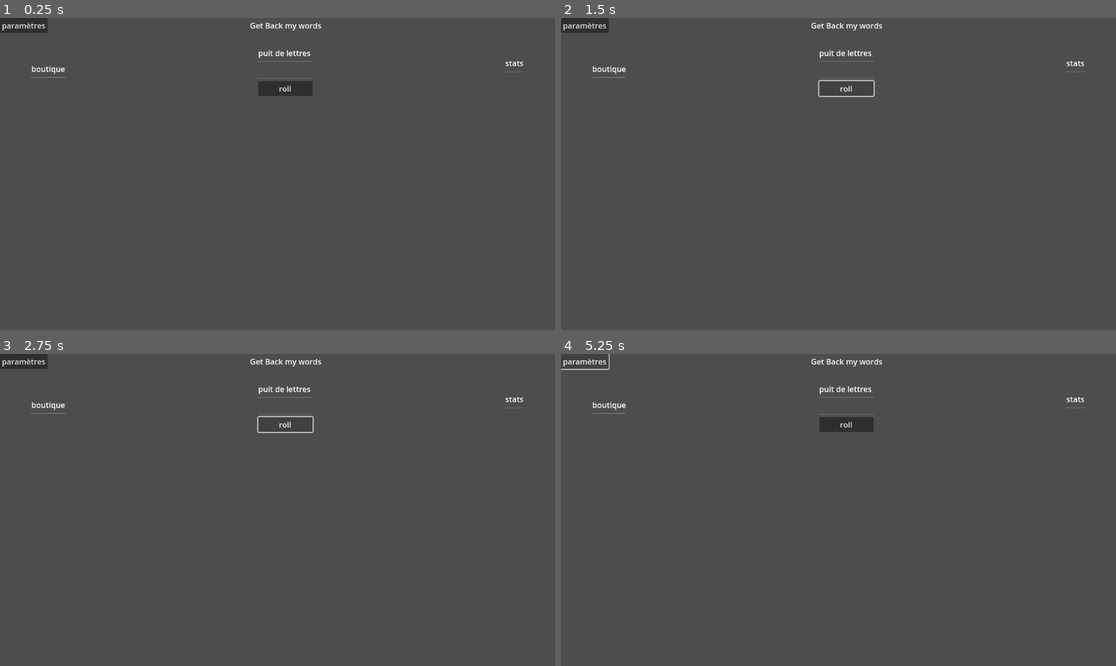
Above: before the commit, frames 1-4 (two rows, left to right).
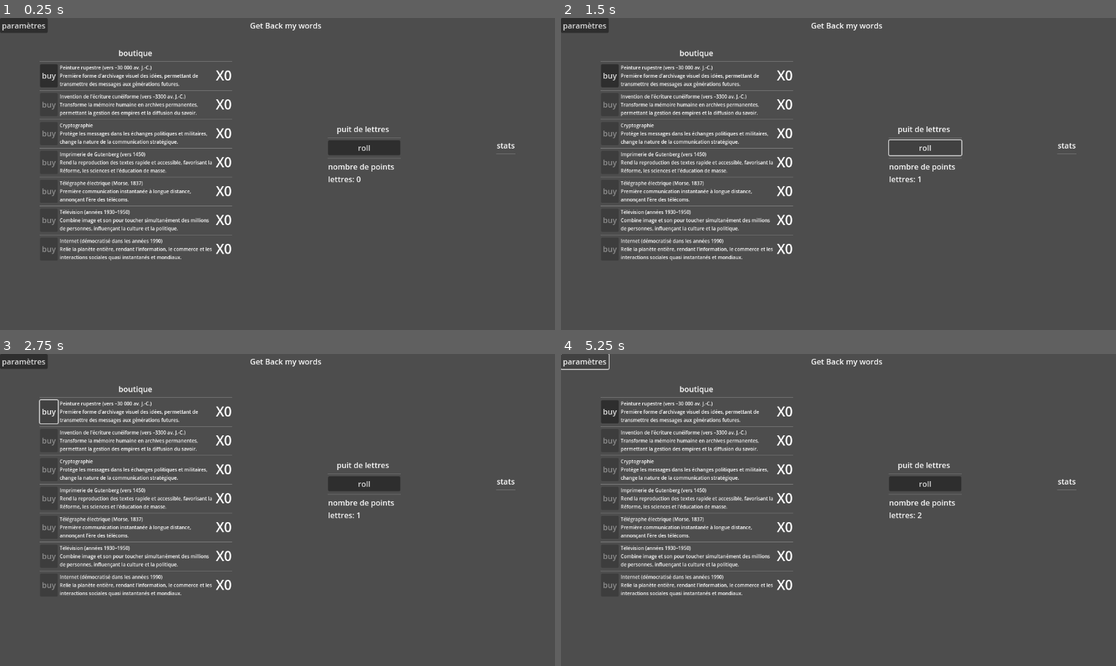
Above: after the commit, the same moments.

Repository: canigou101/getMyWords
Game: Godot game, scene res://scene/layout.tscn
The game is run twice, just before and just after one commit, with the same random seed, the same clock (stepped at 60 frames per second) and the same inputs.
Inputs:
- Up to frame 1 (0.25 s): no input
- Up to frame 2 (1.5 s): click "paramètres" at 0.5 s; click "roll" at 1.25 s
- Up to frame 3 (2.75 s): click "roll" (after the commit: "buy") at 2 s
- Up to frame 4 (5.25 s): click "paramètres" at 2.75 s; click "roll" (after the commit: "buy") at 3.5 s; click "roll" at 4.25 s; click "paramètres" at 5 s

The runs differ from the first frame. In frame 1, 6.1% of the frame differs, in the area x 5-95%, y 10-78%; in frame 2, 5.3%; in frame 3, 5.7%; in frame 4, 6.1%.
Error before the commit: Attempt to call function 'set_text' in base 'null instance' on a null instance. (res://script/layout.gd:12)

Commit message:
update

Diff:
--- /dev/null
+++ b/scene/colonne_boutique.tscn
@@ -0,0 +1,73 @@
+[gd_scene load_steps=10 format=3 uid="uid://csxmep2uiwr1"]
+
+[ext_resource type="Script" uid="uid://ufcodcbirmj0" path="res://script/colonne_boutique.gd" id="1_af8bt"]
+[ext_resource type="Script" uid="uid://bn5qm301cnlaq" path="res://script/layout.gd" id="1_y8mbx"]
+[ext_resource type="PackedScene" uid="uid://bovmyajphhsk5" path="res://scene/peintureRupestre.tscn" id="2_0d1mt"]
+[ext_resource type="PackedScene" uid="uid://crhb5xhtb14n6" path="res://scene/ecriture.tscn" id="3_84g5y"]
+[ext_resource type="PackedScene" uid="uid://bhou7g8hd75uc" path="res://scene/cryptographie.tscn" id="4_af8bt"]
+[ext_resource type="PackedScene" uid="uid://cwl1n74yayrqk" path="res://scene/imprimerie.tscn" id="5_g68dg"]
+[ext_resource type="PackedScene" uid="uid://cqdonep4kjc8a" path="res://scene/morseCode.tscn" id="6_gamci"]
+[ext_resource type="PackedScene" uid="uid://c74x8qa4ad3cn" path="res://scene/television.tscn" id="7_ebmpt"]
+[ext_resource type="PackedScene" uid="uid://40nedjkfwyd8" path="res://scene/internet.tscn" id="8_a6idq"]
+
+[node name="colonneBoutique" type="VBoxContainer"]
+anchors_preset = -1
+anchor_right = 0.501736
+anchor_bottom = 1.01543
+size_flags_horizontal = 4
+alignment = 1
+script = ExtResource("1_af8bt")
+metadata/_edit_use_anchors_ = true
+
+[node name="boutique" type="Label" parent="."]
+layout_mode = 2
+text = "boutique"
+horizontal_alignment = 1
+
+[node name="HSeparator" type="HSeparator" parent="."]
+layout_mode = 2
+
+[node name="objets" type="VBoxContainer" parent="."]
+layout_mode = 2
+script = ExtResource("1_y8mbx")
+
+[node name="HBoxContainer" parent="objets" instance=ExtResource("2_0d1mt")]
+layout_mode = 2
+
+[node name="HSeparator" type="HSeparator" parent="objets"]
+layout_mode = 2
+
+[node name="HBoxContainer2" parent="objets" instance=ExtResource("3_84g5y")]
+layout_mode = 2
+
+[node name="HSeparator2" type="HSeparator" parent="objets"]
+layout_mode = 2
+
+[node name="HBoxContainer3" parent="objets" instance=ExtResource("4_af8bt")]
+layout_mode = 2
+
+[node name="HSeparator3" type="HSeparator" parent="objets"]
+layout_mode = 2
+
+[node name="HBoxContainer4" parent="objets" instance=ExtResource("5_g68dg")]
+layout_mode = 2
+
+[node name="HSeparator4" type="HSeparator" parent="objets"]
+layout_mode = 2
+
+[node name="HBoxContainer5" parent="objets" instance=ExtResource("6_gamci")]
+layout_mode = 2
+
+[node name="HSeparator5" type="HSeparator" parent="objets"]
+layout_mode = 2
+
+[node name="HBoxContainer6" parent="objets" instance=ExtResource("7_ebmpt")]
+layout_mode = 2
+
+[node name="HSeparator6" type="HSeparator" parent="objets"]
+layout_mode = 2
+
+[node name="HBoxContainer7" parent="objets" instance=ExtResource("8_a6idq")]
+layout_mode = 2
+
+[connection signal="estBuyPeint" from="objets/HBoxContainer" to="." method="_on_h_box_container_est_buy_peint"]
--- /dev/null
+++ b/scene/colonne_main.tscn
@@ -0,0 +1,32 @@
+[gd_scene load_steps=2 format=3 uid="uid://bxgijcb6xhknj"]
+
+[ext_resource type="Script" uid="uid://d3cnkyll1mjfw" path="res://script/colonne_main.gd" id="1_1c57s"]
+
+[node name="colonneMain" type="VBoxContainer"]
+size_flags_horizontal = 4
+size_flags_stretch_ratio = 0.0
+alignment = 1
+script = ExtResource("1_1c57s")
+metadata/_edit_use_anchors_ = true
+
+[node name="main" type="Label" parent="."]
+layout_mode = 2
+text = "puit de lettres "
+horizontal_alignment = 1
+
+[node name="HSeparator" type="HSeparator" parent="."]
+layout_mode = 2
+
+[node name="Button" type="Button" parent="."]
+layout_mode = 2
+text = "roll"
+
+[node name="HSeparator2" type="HSeparator" parent="."]
+layout_mode = 2
+
+[node name="pointsLettres" type="Label" parent="."]
+custom_minimum_size = Vector2(150, 0)
+layout_mode = 2
+autowrap_mode = 2
+
+[connection signal="pressed" from="Button" to="." method="_on_button_pressed"]
--- /dev/null
+++ b/scene/colonne_stats.tscn
@@ -0,0 +1,17 @@
+[gd_scene format=3 uid="uid://dagvvcvu546n8"]
+
+[node name="colonneStats" type="VBoxContainer"]
+size_flags_horizontal = 4
+alignment = 1
+metadata/_edit_use_anchors_ = true
+
+[node name="Label" type="Label" parent="."]
+layout_mode = 2
+text = "stats"
+horizontal_alignment = 1
+
+[node name="HSeparator" type="HSeparator" parent="."]
+layout_mode = 2
+
+[node name="tempsDeJeu" type="Label" parent="."]
+layout_mode = 2
--- /dev/null
+++ b/scene/cryptographie.tscn
@@ -0,0 +1,27 @@
+[gd_scene format=3 uid="uid://bhou7g8hd75uc"]
+
+[node name="HBoxContainer" type="HBoxContainer"]
+offset_right = 40.0
+offset_bottom = 40.0
+size_flags_horizontal = 0
+
+[node name="Button" type="Button" parent="."]
+layout_mode = 2
+disabled = true
+text = "buy"
+
+[node name="Label" type="Label" parent="."]
+custom_minimum_size = Vector2(320, 0)
+layout_mode = 2
+theme_override_font_sizes/font_size = 10
+text = "Cryptographie
+Protège les messages dans les échanges politiques et militaires, change la nature de la communication stratégique."
+vertical_alignment = 1
+autowrap_mode = 3
+text_direction = 1
+
+[node name="Label2" type="Label" parent="."]
+layout_mode = 2
+theme_override_font_sizes/font_size = 28
+text = "X0"
+horizontal_alignment = 2
--- /dev/null
+++ b/scene/ecriture.tscn
@@ -0,0 +1,27 @@
+[gd_scene format=3 uid="uid://crhb5xhtb14n6"]
+
+[node name="HBoxContainer" type="HBoxContainer"]
+offset_right = 40.0
+offset_bottom = 40.0
+size_flags_horizontal = 0
+
+[node name="Button" type="Button" parent="."]
+layout_mode = 2
+disabled = true
+text = "buy"
+
+[node name="Label" type="Label" parent="."]
+custom_minimum_size = Vector2(320, 0)
+layout_mode = 2
+theme_override_font_sizes/font_size = 10
+text = "Invention de l’écriture cunéiforme (vers –3300 av. J.-C.)
+Transforme la mémoire humaine en archives permanentes, permettant la gestion des empires et la diffusion du savoir."
+vertical_alignment = 1
+autowrap_mode = 3
+text_direction = 1
+
+[node name="Label2" type="Label" parent="."]
+layout_mode = 2
+theme_override_font_sizes/font_size = 28
+text = "X0"
+horizontal_alignment = 2
--- /dev/null
+++ b/scene/imprimerie.tscn
@@ -0,0 +1,27 @@
+[gd_scene format=3 uid="uid://cwl1n74yayrqk"]
+
+[node name="HBoxContainer" type="HBoxContainer"]
+offset_right = 40.0
+offset_bottom = 40.0
+size_flags_horizontal = 0
+
+[node name="Button" type="Button" parent="."]
+layout_mode = 2
+disabled = true
+text = "buy"
+
+[node name="Label" type="Label" parent="."]
+custom_minimum_size = Vector2(320, 0)
+layout_mode = 2
+theme_override_font_sizes/font_size = 10
+text = "Imprimerie de Gutenberg (vers 1450)
+Rend la reproduction des textes rapide et accessible, favorisant la Réforme, les sciences et l’éducation de masse."
+vertical_alignment = 1
+autowrap_mode = 3
+text_direction = 1
+
+[node name="Label2" type="Label" parent="."]
+layout_mode = 2
+theme_override_font_sizes/font_size = 28
+text = "X0"
+horizontal_alignment = 2
--- /dev/null
+++ b/scene/internet.tscn
@@ -0,0 +1,27 @@
+[gd_scene format=3 uid="uid://40nedjkfwyd8"]
+
+[node name="HBoxContainer" type="HBoxContainer"]
+offset_right = 40.0
+offset_bottom = 40.0
+size_flags_horizontal = 0
+
+[node name="Button" type="Button" parent="."]
+layout_mode = 2
+disabled = true
+text = "buy"
+
+[node name="Label" type="Label" parent="."]
+custom_minimum_size = Vector2(320, 0)
+layout_mode = 2
+theme_override_font_sizes/font_size = 10
+text = "Internet (démocratisé dans les années 1990)
+Relie la planète entière, rendant l’information, le commerce et les interactions sociales quasi instantanés et mondiaux."
+vertical_alignment = 1
+autowrap_mode = 3
+text_direction = 1
+
+[node name="Label2" type="Label" parent="."]
+layout_mode = 2
+theme_override_font_sizes/font_size = 28
+text = "X0"
+horizontal_alignment = 2
--- a/scene/layout.tscn
+++ b/scene/layout.tscn
@@ -1,6 +1,9 @@
-[gd_scene load_steps=2 format=3 uid="uid://v2eb5kxog0eq"]
+[gd_scene load_steps=5 format=3 uid="uid://v2eb5kxog0eq"]
 
 [ext_resource type="Script" uid="uid://bn5qm301cnlaq" path="res://script/layout.gd" id="1_0aoxk"]
+[ext_resource type="PackedScene" uid="uid://csxmep2uiwr1" path="res://scene/colonne_boutique.tscn" id="1_gtb00"]
+[ext_resource type="PackedScene" uid="uid://bxgijcb6xhknj" path="res://scene/colonne_main.tscn" id="2_gvdl5"]
+[ext_resource type="PackedScene" uid="uid://dagvvcvu546n8" path="res://scene/colonne_stats.tscn" id="3_68w0p"]
 
 [node name="layout" type="Control"]
 layout_mode = 3
@@ -9,6 +12,7 @@
 anchor_bottom = 1.0
 grow_horizontal = 2
 grow_vertical = 2
+script = ExtResource("1_0aoxk")
 metadata/_edit_use_anchors_ = true
 
 [node name="VBoxContainer" type="VBoxContainer" parent="."]
@@ -35,69 +39,17 @@
 
 [node name="HBoxContainer" type="HBoxContainer" parent="VBoxContainer"]
 layout_mode = 2
-theme_override_constants/separation = 400
+theme_override_constants/separation = 200
 alignment = 1
 metadata/_edit_use_anchors_ = true
 
-[node name="colonneBoutique" type="VBoxContainer" parent="VBoxContainer/HBoxContainer"]
-layout_mode = 2
-size_flags_horizontal = 4
-alignment = 1
-metadata/_edit_use_anchors_ = true
-
-[node name="boutique" type="Label" parent="VBoxContainer/HBoxContainer/colonneBoutique"]
-layout_mode = 2
-text = "boutique"
-horizontal_alignment = 1
-
-[node name="HSeparator" type="HSeparator" parent="VBoxContainer/HBoxContainer/colonneBoutique"]
+[node name="colonneBoutique" parent="VBoxContainer/HBoxContainer" instance=ExtResource("1_gtb00")]
 layout_mode = 2
 
-[node name="objets" type="VBoxContainer" parent="VBoxContainer/HBoxContainer/colonneBoutique"]
-layout_mode = 2
-script = ExtResource("1_0aoxk")
-
-[node name="colonneMain" type="VBoxContainer" parent="VBoxContainer/HBoxContainer"]
-layout_mode = 2
-size_flags_horizontal = 4
-size_flags_stretch_ratio = 0.0
-alignment = 1
-metadata/_edit_use_anchors_ = true
-
-[node name="main" type="Label" parent="VBoxContainer/HBoxContainer/colonneMain"]
-layout_mode = 2
-text = "puit de lettres "
-horizontal_alignment = 1
-
-[node name="HSeparator" type="HSeparator" parent="VBoxContainer/HBoxContainer/colonneMain"]
+[node name="colonneMain" parent="VBoxContainer/HBoxContainer" instance=ExtResource("2_gvdl5")]
 layout_mode = 2
 
-[node name="pointsLettres" type="Label" parent="VBoxContainer/HBoxContainer/colonneMain"]
-unique_name_in_owner = true
+[node name="colonneStats" parent="VBoxContainer/HBoxContainer" instance=ExtResource("3_68w0p")]
 layout_mode = 2
 
-[node name="HSeparator2" type="HSeparator" parent="VBoxContainer/HBoxContainer/colonneMain"]
-layout_mode = 2
-
-[node name="Button" type="Button" parent="VBoxContainer/HBoxContainer/colonneMain"]
-layout_mode = 2
-text = "roll"
-
-[node name="colonneStats" type="VBoxContainer" parent="VBoxContainer/HBoxContainer"]
-layout_mode = 2
-size_flags_horizontal = 4
-alignment = 1
-metadata/_edit_use_anchors_ = true
-
-[node name="Label" type="Label" parent="VBoxContainer/HBoxContainer/colonneStats"]
-layout_mode = 2
-text = "stats"
-horizontal_alignment = 1
-
-[node name="HSeparator" type="HSeparator" parent="VBoxContainer/HBoxContainer/colonneStats"]
-layout_mode = 2
-
-[node name="tempsDeJeu" type="Label" parent="VBoxContainer/HBoxContainer/colonneStats"]
-layout_mode = 2
-
-[connection signal="pressed" from="VBoxContainer/HBoxContainer/colonneMain/Button" to="VBoxContainer/HBoxContainer/colonneBoutique/objets" method="_on_button_pressed"]
+[connection signal="isPress" from="VBoxContainer/HBoxContainer/colonneMain" to="." method="_on_colonne_main_is_press"]
--- /dev/null
+++ b/scene/morseCode.tscn
@@ -0,0 +1,27 @@
+[gd_scene format=3 uid="uid://cqdonep4kjc8a"]
+
+[node name="HBoxContainer" type="HBoxContainer"]
+offset_right = 40.0
+offset_bottom = 40.0
+size_flags_horizontal = 0
+
+[node name="Button" type="Button" parent="."]
+layout_mode = 2
+disabled = true
+text = "buy"
+
+[node name="Label" type="Label" parent="."]
+custom_minimum_size = Vector2(320, 0)
+layout_mode = 2
+theme_override_font_sizes/font_size = 10
+text = "Télégraphe électrique (Morse, 1837)
+Première communication instantanée à longue distance, annonçant l’ère des télécoms."
+vertical_alignment = 1
+autowrap_mode = 3
+text_direction = 1
+
+[node name="Label2" type="Label" parent="."]
+layout_mode = 2
+theme_override_font_sizes/font_size = 28
+text = "X0"
+horizontal_alignment = 2
--- /dev/null
+++ b/scene/peintureRupestre.tscn
@@ -0,0 +1,31 @@
+[gd_scene load_steps=2 format=3 uid="uid://bovmyajphhsk5"]
+
+[ext_resource type="Script" uid="uid://dnx34qwgoilsm" path="res://script/peinture_rupestre.gd" id="1_wl2ta"]
+
+[node name="HBoxContainer" type="HBoxContainer"]
+offset_right = 40.0
+offset_bottom = 40.0
+size_flags_horizontal = 0
+script = ExtResource("1_wl2ta")
+
+[node name="Button" type="Button" parent="."]
+layout_mode = 2
+text = "buy"
+
+[node name="Label" type="Label" parent="."]
+custom_minimum_size = Vector2(320, 0)
+layout_mode = 2
+theme_override_font_sizes/font_size = 10
+text = "Peinture rupestre (vers –30 000 av. J.-C.)
+Première forme d’archivage visuel des idées, permettant de transmettre des messages aux générations futures."
+vertical_alignment = 1
+autowrap_mode = 3
+text_direction = 1
+
+[node name="Label2" type="Label" parent="."]
+layout_mode = 2
+theme_override_font_sizes/font_size = 28
+text = "X0"
+horizontal_alignment = 2
+
+[connection signal="pressed" from="Button" to="." method="_on_button_pressed"]
--- /dev/null
+++ b/scene/television.tscn
@@ -0,0 +1,27 @@
+[gd_scene format=3 uid="uid://c74x8qa4ad3cn"]
+
+[node name="HBoxContainer" type="HBoxContainer"]
+offset_right = 40.0
+offset_bottom = 40.0
+size_flags_horizontal = 0
+
+[node name="Button" type="Button" parent="."]
+layout_mode = 2
+disabled = true
+text = "buy"
+
+[node name="Label" type="Label" parent="."]
+custom_minimum_size = Vector2(320, 0)
+layout_mode = 2
+theme_override_font_sizes/font_size = 10
+text = "Télévision (années 1930–1950)
+Combine image et son pour toucher simultanément des millions de personnes, influençant la culture et la politique."
+vertical_alignment = 1
+autowrap_mode = 3
+text_direction = 1
+
+[node name="Label2" type="Label" parent="."]
+layout_mode = 2
+theme_override_font_sizes/font_size = 28
+text = "X0"
+horizontal_alignment = 2
--- /dev/null
+++ b/script/colonne_boutique.gd
@@ -0,0 +1,7 @@
+extends VBoxContainer
+
+
+signal item(prix)
+
+func _on_h_box_container_est_buy_peint(prix):
+	item.emit(prix)
--- /dev/null
+++ b/script/colonne_main.gd
@@ -0,0 +1,14 @@
+extends VBoxContainer
+
+signal isPress()
+
+
+func _on_button_pressed():
+	isPress.emit()
+
+func afficherNombre(NbLettres):
+	var string="nombre de points lettres: "+str(NbLettres)
+	$pointsLettres.text=string
+
+func _ready():
+	$pointsLettres.text="nombre de points lettres: 0"
--- a/script/layout.gd
+++ b/script/layout.gd
@@ -1,12 +1,14 @@
-extends VBoxContainer
+extends Control
 
 var NbPoints=0
 var MultiplicateurDePoints=1
 
-func _on_button_pressed():
+
+func actualiserCompteur():
+	$VBoxContainer/HBoxContainer/colonneMain.afficherNombre(NbPoints)
+#
+
+
+func _on_colonne_main_is_press():
 	NbPoints+=(1*MultiplicateurDePoints)
-	afficherPoints(NbPoints)
-
-func afficherPoints(nombre):
-	var affichage ="points :"+str(nombre)
-	$VBoxContainer/HBoxContainer/colonneMain/pointsLettres.set_text(affichage)
+	actualiserCompteur()
--- /dev/null
+++ b/script/peinture_rupestre.gd
@@ -0,0 +1,24 @@
+extends HBoxContainer
+
+signal estBuyPeint(prix)
+
+var argent=10
+var prix=5
+
+func pasDargent():
+	if argent<prix:
+		$Button.disabled=true
+	elif argent>=prix:
+		$Button.disabled=false
+
+func actualiserCompte(compte):
+	var string="X"+str(compte)
+	$Label2.text=string
+
+func _on_button_pressed():
+	estBuyPeint.emit(prix)
+	prix=int(prix*1.5)
+
+
+func _process(delta):
+	pasDargent()
Not shown, added: script/colonne_boutique.gd.uid
Not shown, added: script/colonne_main.gd.uid
Not shown, added: script/peinture_rupestre.gd.uid
